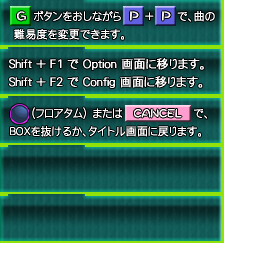
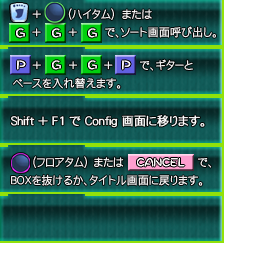
Layers edited between the first and the second (256, 256) image:
removed group "Info 難易度変更(Guitar)" (4 layers) over [10, 6, 215, 40]
removed layer "ボタンをおしながら ＋ で、曲" from group "Info 難易度変更(Guitar)" over [14, 10, 215, 40]
removed layer "G のコピー" from group "Info 難易度変更(Guitar)" over [10, 6, 31, 26]
removed layer "P のコピー" from group "Info 難易度変更(Guitar)" over [123, 6, 144, 26]
removed layer "P のコピー 2" from group "Info 難易度変更(Guitar)" over [155, 6, 176, 26]
renamed "Info タイトルに戻る" to "Info ソートメニュー呼び出し", moved it above "Info FLIP" over [9, 2, 216, 137]
renamed "（フロアタム） または" to "+", painted on it over [10, 8, 216, 137]
removed layer "フロアタム のコピー" from group "Info タイトルに戻る" over [10, 104, 29, 124]
removed layer "CANCEL のコピー" from group "Info タイトルに戻る" over [125, 105, 191, 122]
added layer "ハイタム" in group "Info ソートメニュー呼び出し" over [44, 2, 69, 27]
added layer "G のコピー 2" in group "Info ソートメニュー呼び出し" over [9, 23, 30, 43]
added layer "G のコピー 3" in group "Info ソートメニュー呼び出し" over [45, 23, 66, 43]
added layer "G のコピー 4" in group "Info ソートメニュー呼び出し" over [81, 23, 102, 43]
added group "Info FLIP" with 5 layers above "Info Config画面呼び出し" over [10, 55, 193, 89]
added layer "+ ＋ + で、ギターと ベースを入れ替えます。" in group "Info FLIP" over [13, 59, 193, 89]
added layer "P のコピー 4" in group "Info FLIP" over [10, 55, 31, 75]
added layer "G のコピー 6" in group "Info FLIP" over [45, 55, 66, 75]
added layer "G のコピー 5" in group "Info FLIP" over [81, 55, 102, 75]
added layer "P のコピー 3" in group "Info FLIP" over [115, 55, 136, 75]
renamed "Shift + F1 で Option 画面に移ります。 S" to "Shift + F1 で Config 画面に移ります。", painted on it over [9, 58, 205, 128]
added group "Info タイトルに戻る のコピー" with 3 layers above "背景" over [11, 153, 212, 186]
added layer "（フロアタム） または で、 BOXを抜けるか、タイトル画面に戻ります。" in group "Info タイトルに戻る のコピー" over [11, 156, 212, 186]
added layer "フロアタム のコピー 2" in group "Info タイトルに戻る のコピー" over [11, 153, 30, 173]
added layer "CANCEL のコピー 2" in group "Info タイトルに戻る のコピー" over [128, 154, 194, 171]
…and 1 more changes (1 added)
